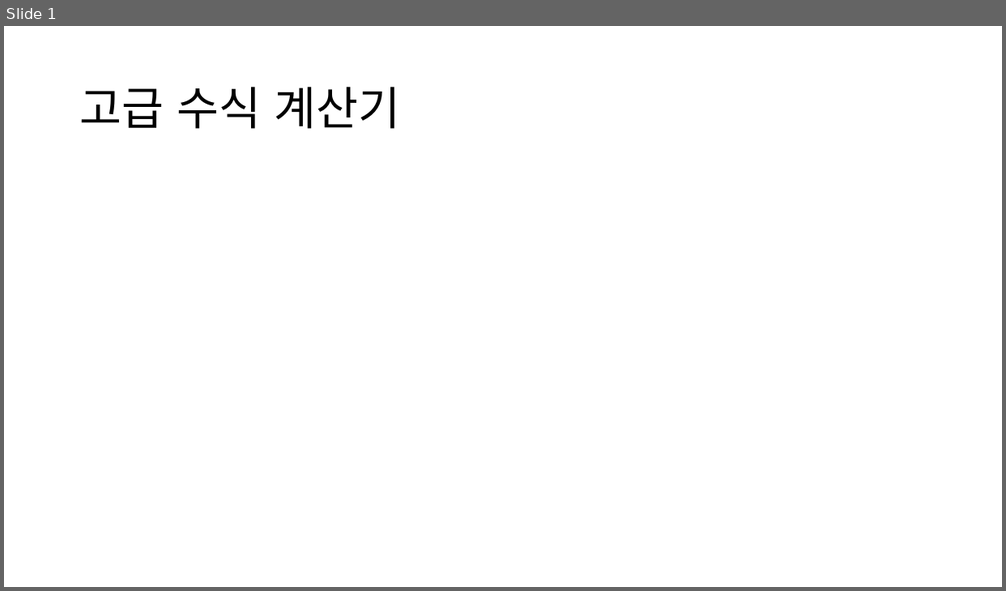
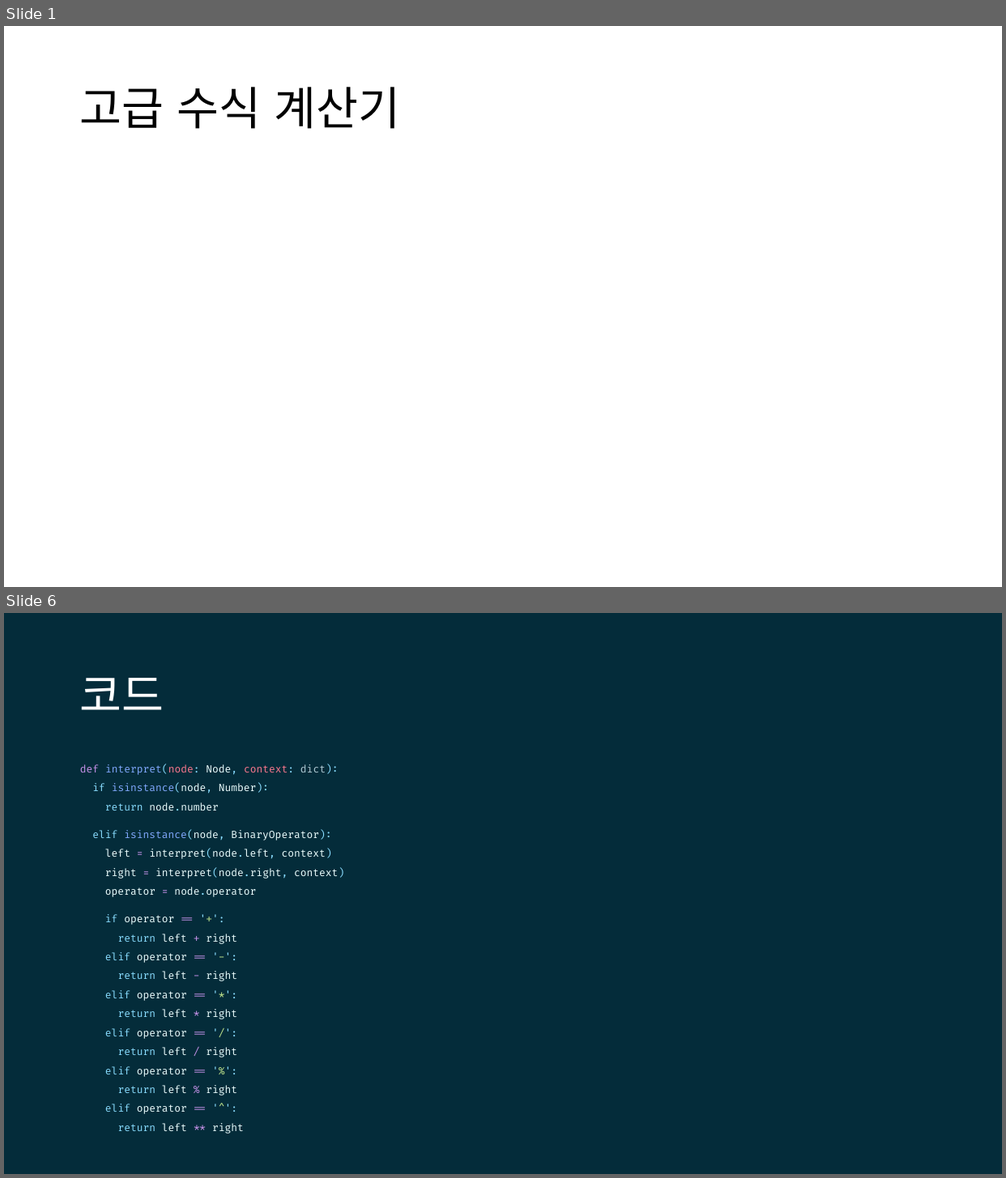
Before and after one commit to lhwdev/programming-lesson, a slide deck: comedu/application-dev/project/고급 수식 계산기.pptx. Shown one above the other, each under a label of ours: slide 1 before the commit, slides 1 and 6 after it; the slides between them are not shown. The pictures are 1006x591 and 1006x1178 pixels, drawn with LibreOffice and Linux fonts; fonts in the diff are those of the drawing; grey boxes stand for pictures. Boxes give left, top, right and bottom in pixels: in the first picture for what was removed or moved away, otherwise in the second. Text is boxed around its words. In the diff, an @@ line names an element or a change of style, - is before the commit and + after.

```diff
--- a/comedu/application-dev/project/고급 수식 계산기.pptx
+++ b/comedu/application-dev/project/고급 수식 계산기.pptx
@@ slide 6 added at [4, 613, 1002, 1174], background #042C3A @@
@@ title added at [80, 678, 164, 710], 44 pt, text #FFFFFF @@
+코드
@@ text added at [80, 764, 344, 1134], 9.8 pt, text #EEFFFF @@
+def interpret(node: Node, context: dict):
+if isinstance(node, Number):
+return node.number
+elif isinstance(node, BinaryOperator):
+left = interpret(node.left, context)
+right = interpret(node.right, context)
+operator = node.operator
+if operator == '+':
+return left + right
+elif operator == '-':
+return left - right
+elif operator == '*':
+return left * right
+elif operator == '/':
+return left / right
+elif operator == '%':
+return left % right
+elif operator == '^':
+return left ** right
```
Also in this commit, not shown: 1 slide changed, 7 other slides added, 3 other files.
